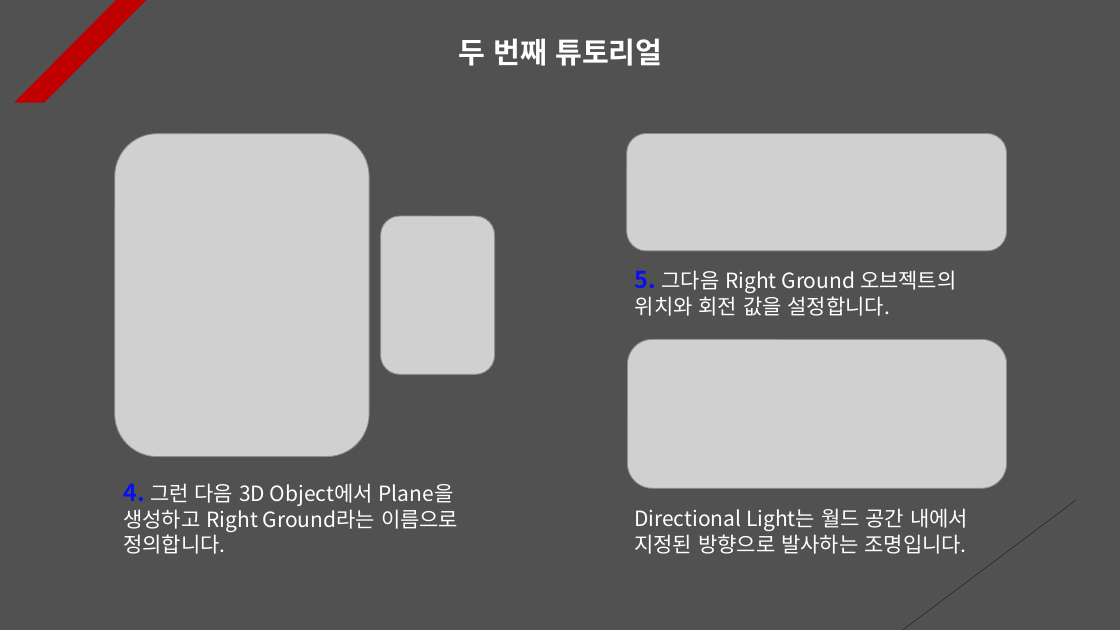
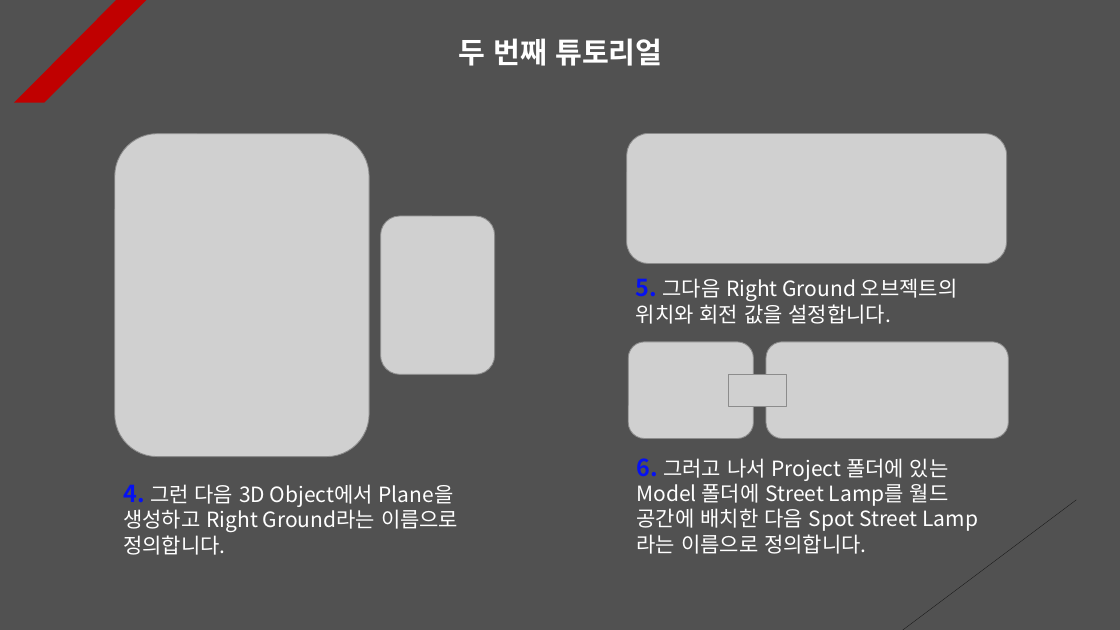
Before and after one commit to Unity2033/3D-UnityEngine, a slide deck: slide 2 of Assets/Light/PPT Data/Light Example.pptx. Drawn at 1120x630 pixels with LibreOffice and Linux fonts; fonts in the diff are those of the drawing; grey boxes stand for pictures. Boxes give left, top, right and bottom in pixels: in the first picture for what was removed or moved away, otherwise in the second. Text is boxed around its words. In the diff, an @@ line names an element or a change of style, - is before the commit and + after.

```diff
--- a/Assets/Light/PPT Data/Light Example.pptx
+++ b/Assets/Light/PPT Data/Light Example.pptx
@@ picture: place and size @@
-picture at bbox=[627, 134, 1007, 251]
+picture at bbox=[627, 134, 1007, 264]
@@ text "5. 그다음 Right Ground 오브젝트의 ...": place and size @@
-text "5. 그다음 Right Ground 오브젝트의 ..." at bbox=[635, 270, 957, 316]
+text "5. 그다음 Right Ground 오브젝트의 ..." at bbox=[636, 278, 958, 324]
@@ picture added at bbox=[628, 342, 754, 439] @@
@@ picture: place and size @@
-picture at bbox=[628, 339, 1007, 488]
+picture at bbox=[766, 342, 1009, 439]
@@ picture added at bbox=[729, 375, 786, 407] @@
@@ text at bbox=[637, 458, 949, 554]: text changed @@
-Directional Light는 월드 공간 내에서 지정된 방향으로 발사하는 조명입니다.
+6. 그러고 나서 Project 폴더에 있는 Model 폴더에 Street Lamp를 월드 공간에 배치한 다음 Spot Street Lamp라는 이름으로 정의합니다.
```
Also in this commit, not shown: 16 other slides changed, 9 other files.
